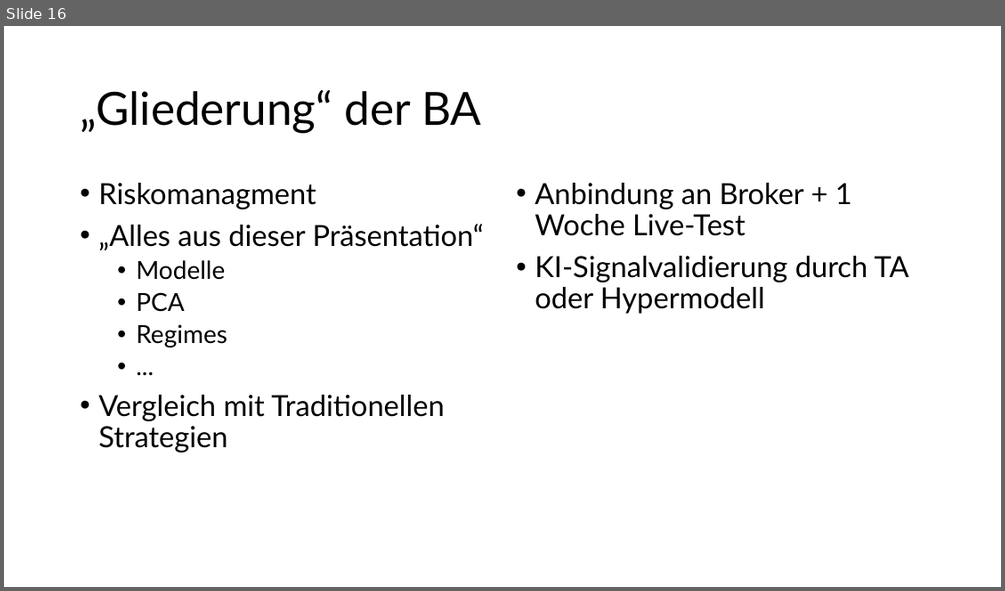
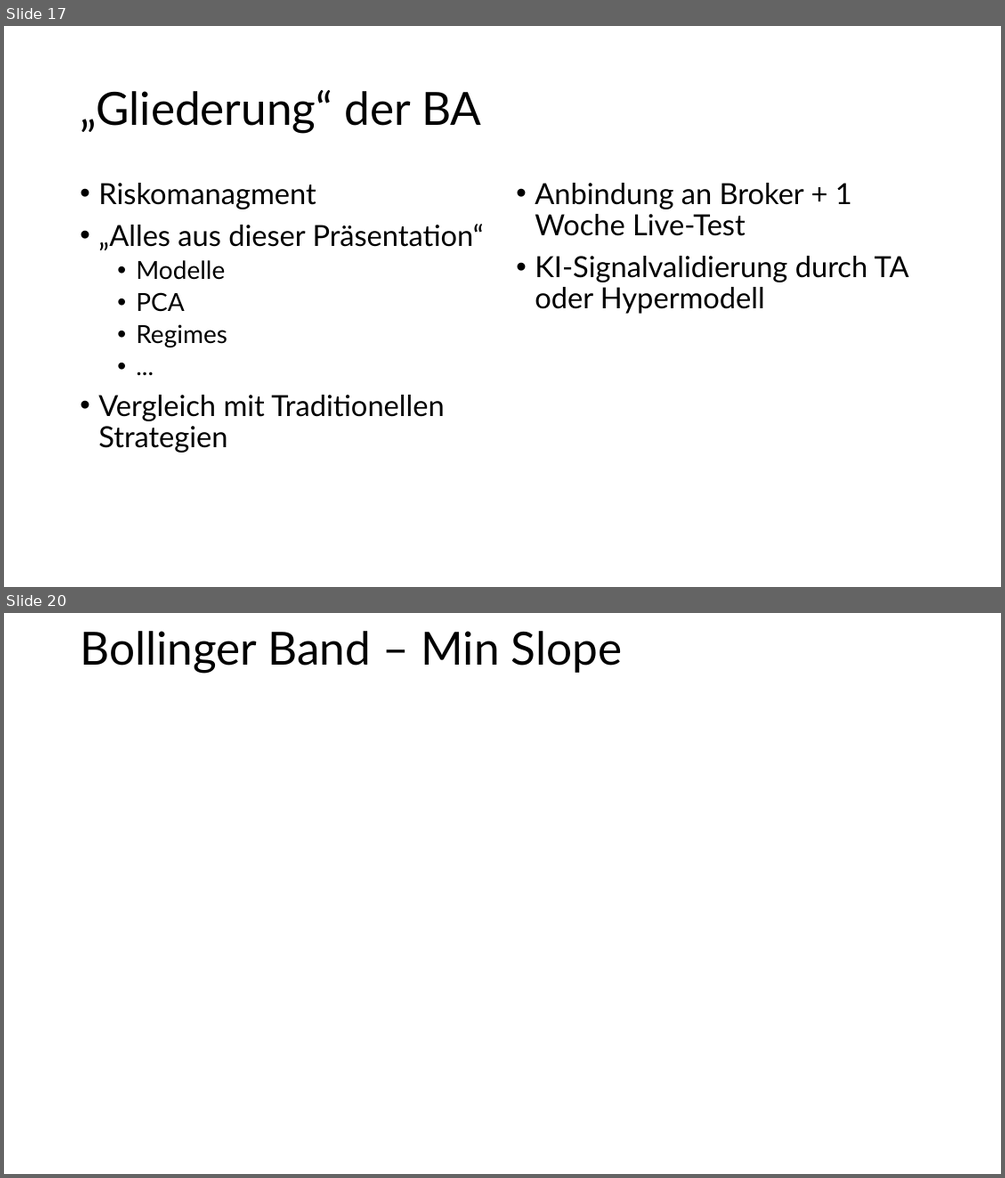
Before and after one commit to becker-freelancing/trading-strategies-implementations, a slide deck: Bachelor_aktueller_stand.pptx. Shown one above the other, each under a label of ours: slide 16 before the commit, slides 17 and 20 after it; the slides between them are not shown. The pictures are 1005x591 and 1005x1178 pixels, drawn with LibreOffice and Linux fonts; fonts in the diff are those of the drawing; background and template pictures are left out. Boxes give left, top, right and bottom in pixels: in the first picture for what was removed or moved away, otherwise in the second. Text is boxed around its words. In the diff, an @@ line names an element or a change of style, - is before the commit and + after.

```diff
--- a/Bachelor_aktueller_stand.pptx
+++ b/Bachelor_aktueller_stand.pptx
@@ slide 20 added at <box>4,613,1001,1174</box>, background picture (left out) @@
@@ title added at <box>80,631,622,674</box>, 44 pt, text #000000 @@
+Bollinger Band – Min Slope
@@ what was slide 16 is now slide 17 @@
```
Also in this commit, not shown: 1 slide changed, 3 other slides added.
